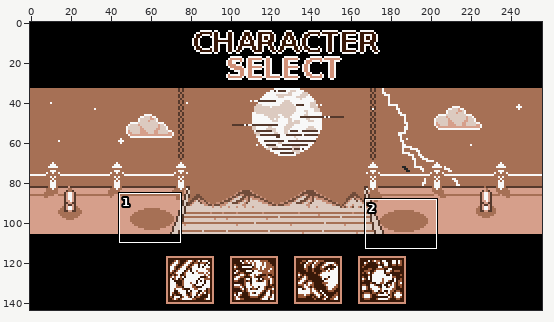
Pixel-art file -- Assets/Graphics/charSelectScreen.aseprite. The picture above shows the old version from afar; the outline marks the close-up.
Close-up. Old version:
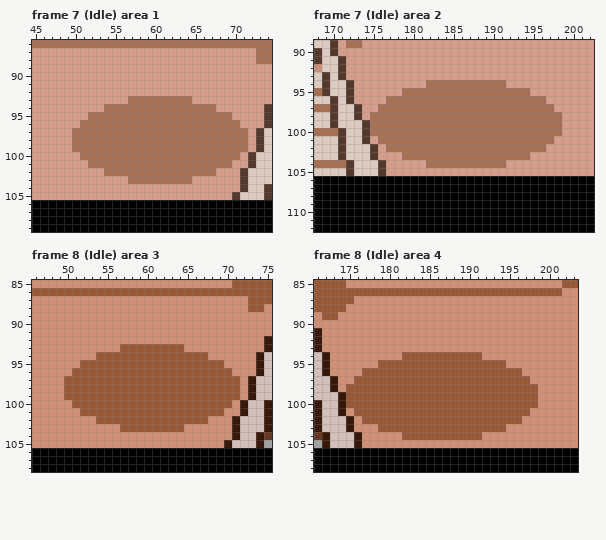
256x144 pixels, 17 frames. Colours within 5 levels of each other are drawn and written as one. Shown: frame 7 (Idle) area 1: x 45..74, y 86..109; frame 7 (Idle) area 2: x 168..202, y 89..112; frame 8 (Idle) area 3: x 46..75, y 85..108; frame 8 (Idle) area 4: x 171..203, y 85..108. The commit also changed other frames or places, which this record leaves out.
And afterwards:
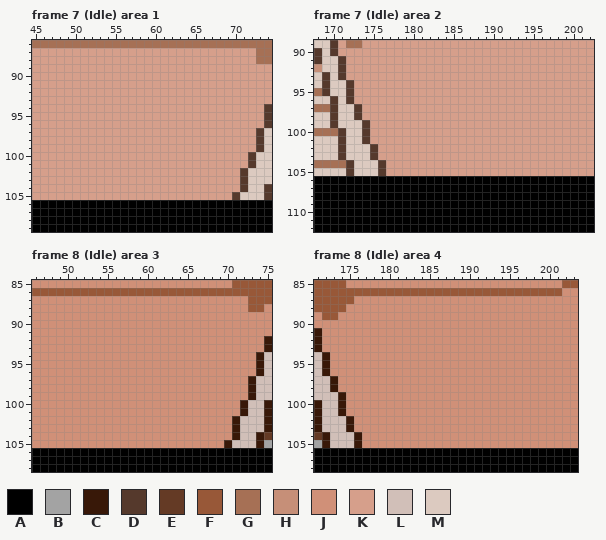
Palette (. is transparent): A #000000  B #a3a3a3  C #381808  D #55392c  E #643a25  F #985838  G #a67055  H #c68f78  J #d09078  K #d69f8b  L #d1bfb8  M #dccac0
Difference:
Frame 7 (Idle) area 1, layer "shadows":
Colour G gives way to colour K in row 93 at x 57 to 64; in row 94 at x 54 to 67; in row 95 at x 52 to 69; in row 96 at x 51 to 70; in rows 97 to 99 at x 50 to 71; in row 100 at x 51 to 70.
Colour G gives way to colour K in row 101 at x 52 to 69; in row 102 at x 54 to 67; in row 103 at x 57 to 64.
Frame 7 (Idle) area 2, layer "shadows":
Colour G gives way to colour K in row 94 at x 182 to 191; in row 95 at x 179 to 194; in row 96 at x 177 to 196; in row 97 at x 176 to 197; in rows 98 to 100 at x 175 to 198; in row 101 at x 176 to 197.
Colour G gives way to colour K in row 102 at x 177 to 196; in row 103 at x 179 to 194; in row 104 at x 182 to 191.
Frame 8 (Idle) area 3, layer "shadows":
Colour F gives way to colour J in row 93 at x 57 to 64; in row 94 at x 54 to 67; in row 95 at x 52 to 69; in row 96 at x 51 to 70; in rows 97 to 99 at x 50 to 71; in row 100 at x 51 to 70.
Colour F gives way to colour J in row 101 at x 52 to 69; in row 102 at x 54 to 67; in row 103 at x 57 to 64.
Frame 8 (Idle) area 4, layer "shadows":
Colour F gives way to colour J in row 94 at x 182 to 191; in row 95 at x 179 to 194; in row 96 at x 177 to 196; in row 97 at x 176 to 197; in rows 98 to 100 at x 175 to 198; in row 101 at x 176 to 197.
Colour F gives way to colour J in row 102 at x 177 to 196; in row 103 at x 179 to 194; in row 104 at x 182 to 191.
Where, in picture pixels (left, top, right, bottom), the same in both close-ups:
changed: (72, 96, 248, 184)
changed: (370, 80, 562, 168)
changed: (64, 344, 240, 432)
changed: (346, 352, 538, 440)
